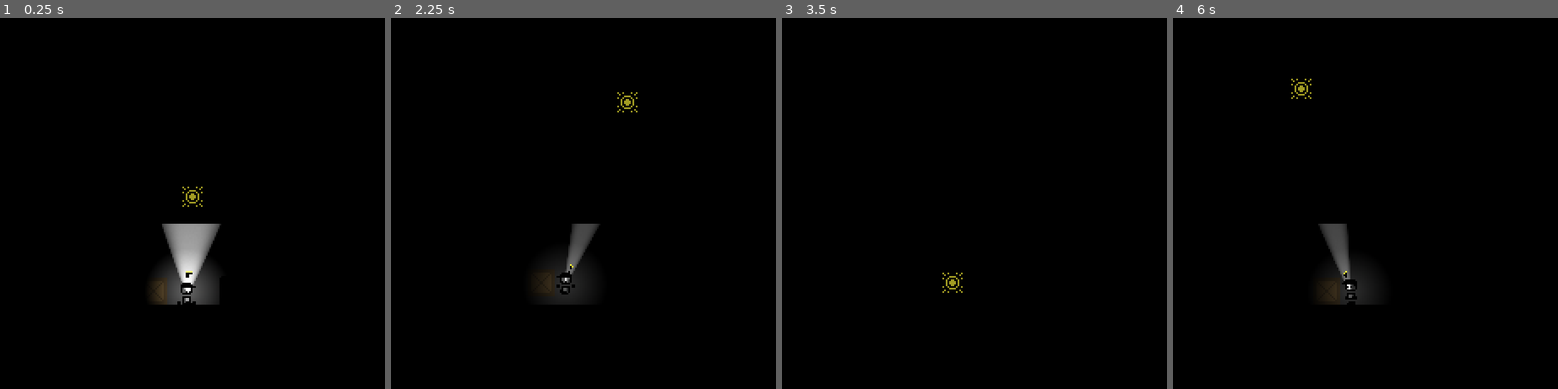
Above: before the commit, frames 1-4 (left to right).
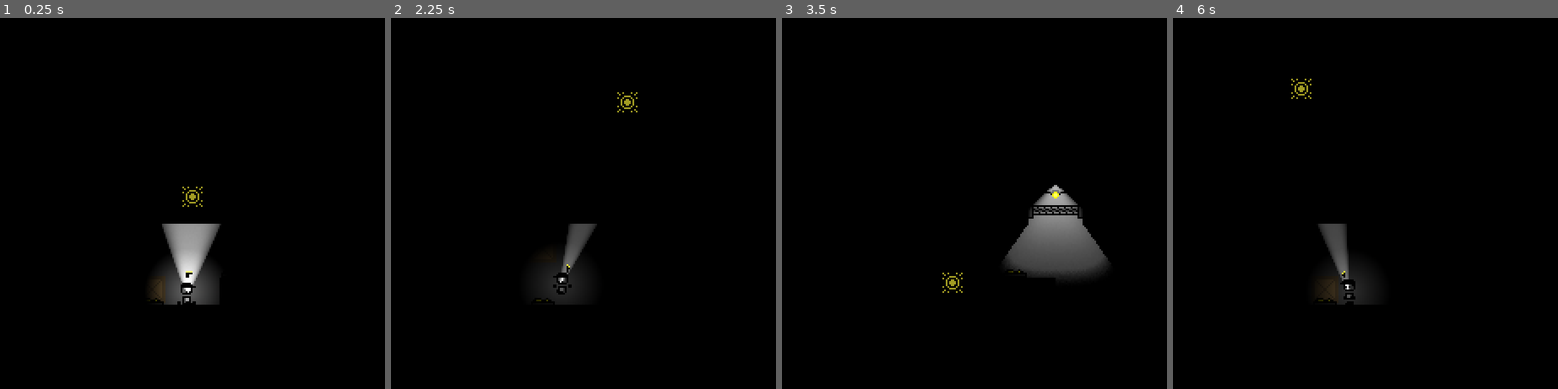
Above: after the commit, the same moments.

Repository: DylanPerry2098/ScreenTear
Game: Godot game, scene res://scenes/levels/test_room.tscn
The game is run twice, just before and just after one commit, with the same random seed, the same clock (stepped at 60 frames per second) and the same inputs.
Inputs (mouse positions are in pixels of both pictures, inside the frame that each line leads up to):
- Up to frame 1 (0.25 s): no input
- Up to frame 2 (2.25 s): move the mouse to (679, 173) at 0.52 s; hold D (move_right) 0.53-2.03 s; tap E (interact) at 0.6, 2.1 s; tap Space (jump) at 0.77, 1.52 s; move the mouse to (498, 218) at 1.27 s; tap F (turn_off_flashlight) at 1.35 s; tap Enter at 2 s; move the mouse to (625, 103) at 2.02 s; hold A (move_left) from 2.03 s (still down)
- Up to frame 3 (3.5 s): move the mouse to (951, 281) at 2.77 s; release A (move_left) at 2.78 s; hold D (move_right) from 2.78 s (still down); tap F (turn_off_flashlight) at 2.85 s; tap Space (jump) at 3.02 s
- Up to frame 4 (6 s): tap Space (jump) at 3.5, 3.77, 4.52 s; move the mouse to (1496, 262) at 3.52 s; tap E (interact) at 3.6, 5.1 s; move the mouse to (1234, 133) at 4.27 s; release D (move_right) at 4.28 s; hold A (move_left) 4.28-5.03 s; tap F (turn_off_flashlight) at 4.35, 5.85 s; tap Enter at 5 s; move the mouse to (1388, 196) at 5.02 s; hold D (move_right) 5.03-5.78 s; move the mouse to (1300, 88) at 5.77 s; hold A (move_left) from 5.78 s (still down)

The runs differ from the first frame. In frame 1, less than 0.1% of the frame differs, in the area x 39-43%, y 75-78%; in frame 2, 0.5%; in frame 3, 3.9%, in the area x 57-85%, y 45-71%; in frame 4, 0.2%.

Commit message:
Create Toggleable Door Matching Overhead Light

Diff:
--- /dev/null
+++ b/scenes/gizmos/door.tscn
@@ -0,0 +1,16 @@
+[gd_scene format=3 uid="uid://cufsw4pstk3lr"]
+
+[ext_resource type="Script" uid="uid://dlajpwwenn1wg" path="res://scripts/objects/door.gd" id="1_aa2eo"]
+[ext_resource type="Texture2D" uid="uid://0ipyoge3wjm5" path="res://assets/door_close.png" id="2_ycrjv"]
+
+[sub_resource type="RectangleShape2D" id="RectangleShape2D_g4v7s"]
+size = Vector2(6.5, 32)
+
+[node name="Door" type="StaticBody2D" unique_id=1063754324]
+script = ExtResource("1_aa2eo")
+
+[node name="Sprite2D" type="Sprite2D" parent="." unique_id=1419130355]
+texture = ExtResource("2_ycrjv")
+
+[node name="CollisionShape2D" type="CollisionShape2D" parent="." unique_id=709495972]
+shape = SubResource("RectangleShape2D_g4v7s")
--- a/scenes/levels/test_room.tscn
+++ b/scenes/levels/test_room.tscn
@@ -4,9 +4,11 @@
 [ext_resource type="TileSet" uid="uid://dts5m0ui4v7ai" path="res://resources/main_tileset.tres" id="2_asmw1"]
 [ext_resource type="PackedScene" uid="uid://beyip80fsaqxw" path="res://scenes/characters/player.tscn" id="3_gyqsl"]
 [ext_resource type="PackedScene" uid="uid://cvop5pfgclkcx" path="res://scenes/utils/ui.tscn" id="6_asmw1"]
-[ext_resource type="PackedScene" uid="uid://d0o1gvwqwdbmv" path="res://scenes/characters/stalker.tscn" id="7_sa601"]
 [ext_resource type="PackedScene" uid="uid://dwylrlxy7xcpm" path="res://scenes/gizmos/box.tscn" id="8_ff50h"]
 [ext_resource type="Script" uid="uid://dpgbf5745cfw5" path="res://scripts/objects/tile_manager.gd" id="8_x4gfd"]
+[ext_resource type="PackedScene" uid="uid://cjowb85tb4dkv" path="res://scenes/gizmos/pressure_plate.tscn" id="9_x4gfd"]
+[ext_resource type="PackedScene" uid="uid://cufsw4pstk3lr" path="res://scenes/gizmos/door.tscn" id="10_op2op"]
+[ext_resource type="PackedScene" uid="uid://c5ilmhfephti" path="res://scenes/gizmos/overhead_light.tscn" id="10_ronwj"]
 [ext_resource type="PackedScene" uid="uid://bxv1ksdqyurbf" path="res://scenes/sound/audio_stream_player_bg_music.tscn" id="11_x4gfd"]
 
 [node name="TestRoom" type="Node2D" unique_id=2089002660]
@@ -25,8 +27,20 @@
 
 [node name="UI" parent="." unique_id=1226678125 instance=ExtResource("6_asmw1")]
 
-[node name="Stalker" parent="." unique_id=763752193 instance=ExtResource("7_sa601")]
-position = Vector2(88, 40)
+[node name="Box" parent="." unique_id=1527440110 instance=ExtResource("8_ff50h")]
+position = Vector2(104, 155)
 
-[node name="Box" parent="." unique_id=1527440110 instance=ExtResource("8_ff50h")]
-position = Vector2(105, 175)
+[node name="PressurePlate" parent="." unique_id=18738573 node_paths=PackedStringArray("connected_obj") instance=ExtResource("9_x4gfd")]
+position = Vector2(97, 193)
+connected_obj = NodePath("../OverheadLight")
+
+[node name="OverheadLight" parent="." unique_id=1548226924 instance=ExtResource("10_ronwj")]
+position = Vector2(176, 121)
+
+[node name="PressurePlate2" parent="." unique_id=382068314 node_paths=PackedStringArray("connected_obj") instance=ExtResource("9_x4gfd")]
+position = Vector2(145, 176)
+connected_obj = NodePath("../Door")
+
+[node name="Door" parent="." unique_id=1063754324 instance=ExtResource("10_op2op")]
+position = Vector2(176, 136)
+rotation = -1.5707964
--- /dev/null
+++ b/scripts/objects/door.gd
@@ -0,0 +1,18 @@
+class_name Door extends ToggleableObject
+
+@onready var collider = $CollisionShape2D
+
+func _init() -> void:
+	super(
+		preload("res://assets/door_open.png"),
+		preload("res://assets/door_close.png")
+	)
+
+# Called when the node enters the scene tree for the first time.
+func _ready() -> void:
+	super._ready()
+
+func update_active(bl: bool) -> void:
+	super.update_active(bl)
+
+	collider.set_deferred("disabled", bl)
Binary file added: assets/door_close.png
Not shown, added: assets/door_close.png.import
Binary file added: assets/door_open.png
Not shown, added: assets/door_open.png.import
Not shown, added: scripts/objects/door.gd.uid
